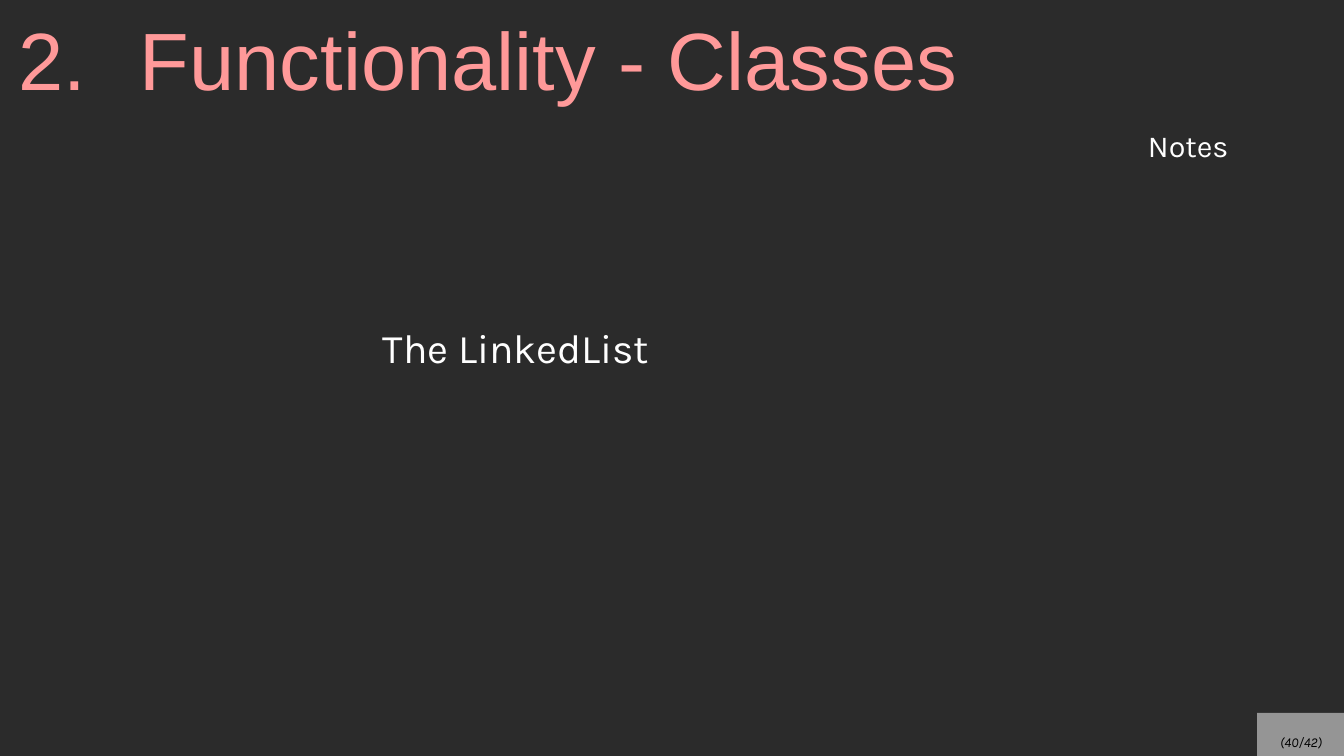
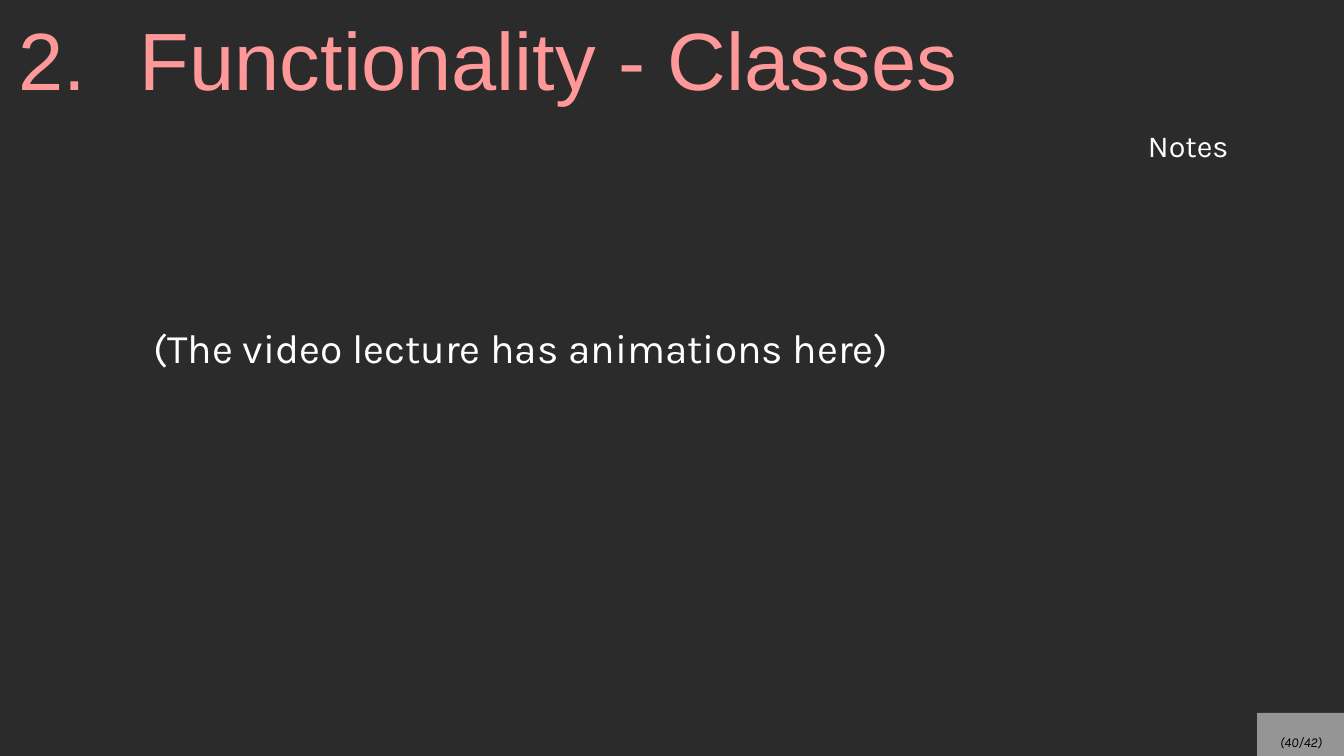
Before and after one commit to mariamhabib/CS250-Data-Structures, a slide deck: slide 40 of Lectures/7_Linked_Lists.odp. Drawn at 1344x756 pixels with LibreOffice and Linux fonts; fonts in the diff are those of the drawing; background and template pictures are left out; a plain dark background stands for a picture behind light text. Boxes give left, top, right and bottom in pixels: in the first picture for what was removed or moved away, otherwise in the second. Text is boxed around its words. In the diff, an @@ line names an element or a change of style, - is before the commit and + after.

Commit message:
linked list lecture

```diff
--- a/Lectures/7_Linked_Lists.odp
+++ b/Lectures/7_Linked_Lists.odp
@@ text at box(153, 333, 888, 368): text changed @@
-The LinkedList
+(The video lecture has animations here)
```
Also in this commit, not shown: 1 other slide changed, 1 slide added, 1 slide removed, 43 other files.
